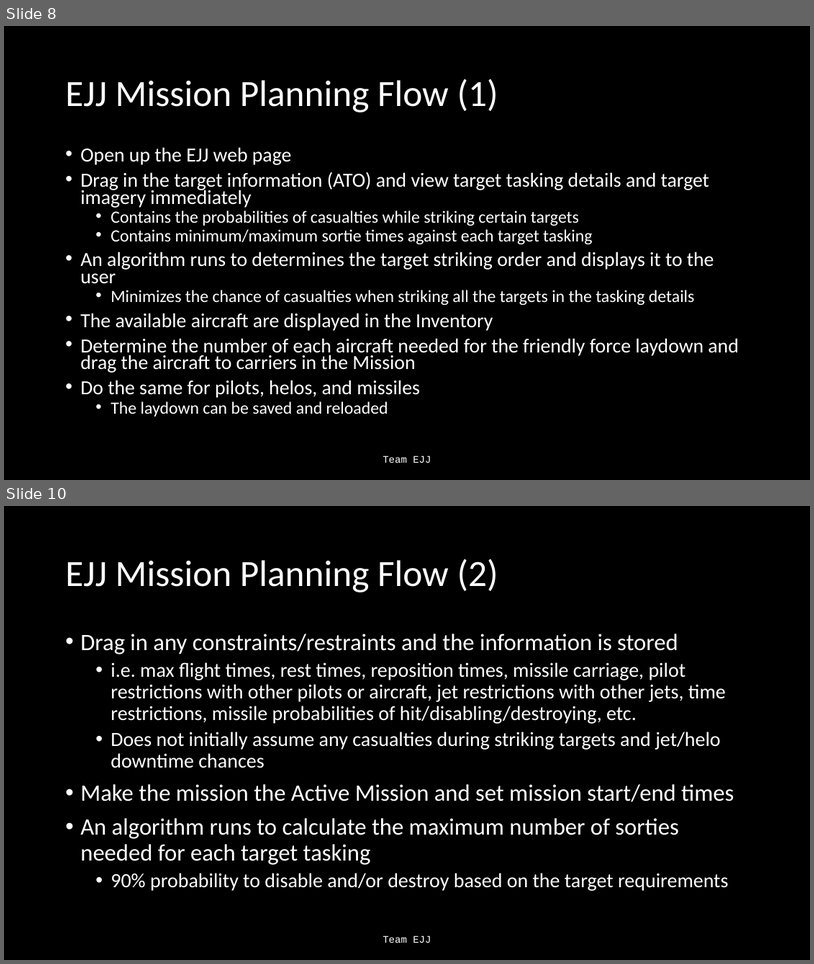
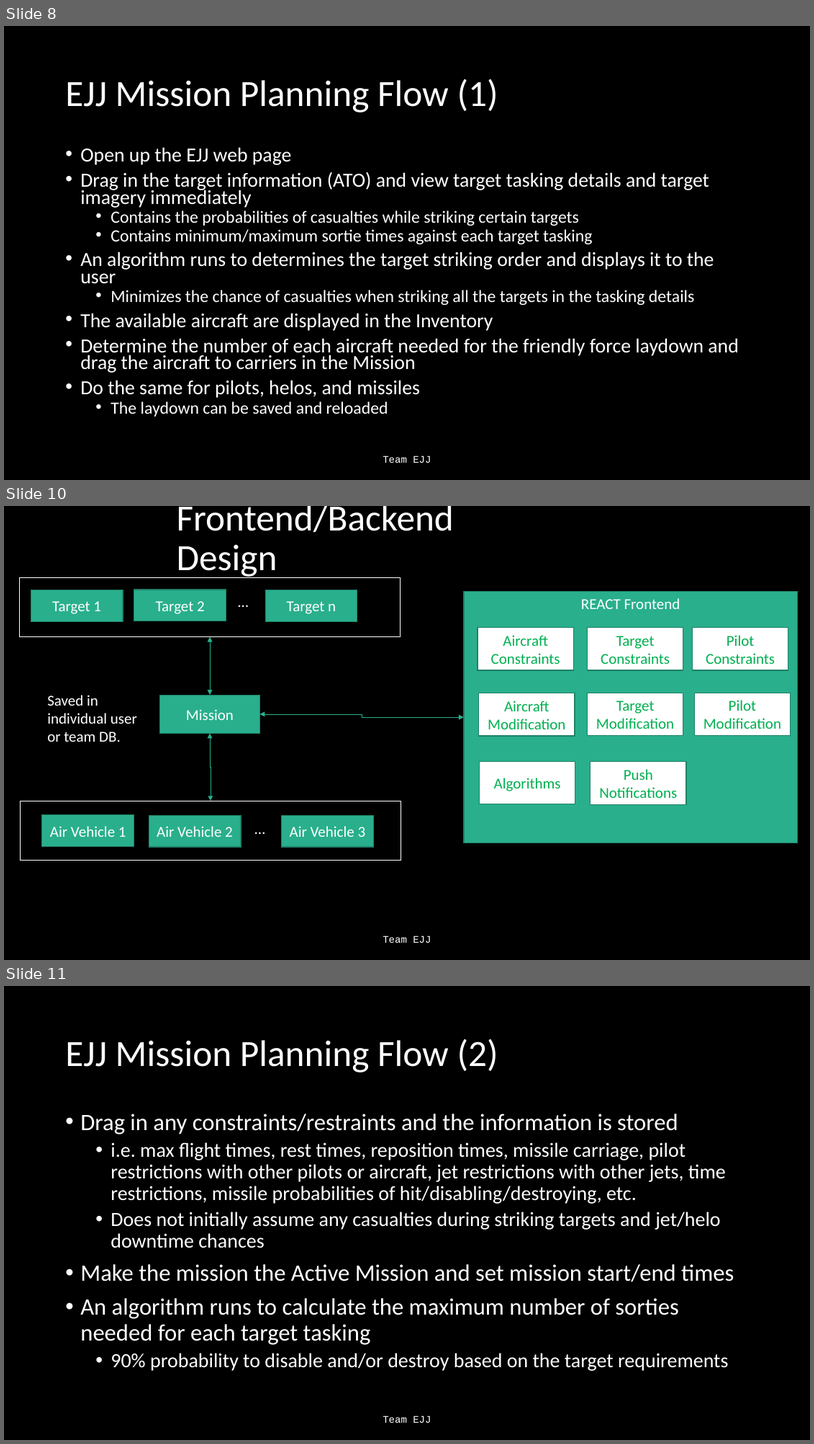
Before and after one commit to Jonathan805/RestrictedPlanning, a slide deck: TeamEJJ.pptx. Shown one above the other, each under a label of ours: slides 8 and 10 before the commit, slides 8, 10 and 11 after it; the slides between them are not shown. The pictures are 814x964 and 814x1444 pixels, drawn with LibreOffice and Linux fonts; fonts in the diff are those of the drawing. Boxes give left, top, right and bottom in pixels: in the first picture for what was removed or moved away, otherwise in the second. Text is boxed around its words. In the diff, an @@ line names an element or a change of style, - is before the commit and + after.

```diff
--- a/TeamEJJ.pptx
+++ b/TeamEJJ.pptx
@@ slide 10 added at [4,506,810,960], background #000000 @@
@@ title added at [177,506,454,578], 44 pt, text #FFFFFF @@
+Frontend/Backend Design
@@ rectangle added at [20,578,401,637], outline #FFFFFF 1 pt @@
@@ rectangle added at [31,590,123,621], fill #29AF8C, outline #1E8168 1 pt, 18 pt, text #FFFFFF @@
+Target 1
@@ rectangle added at [134,590,226,621], fill #29AF8C, outline #1E8168 1 pt, 18 pt, text #FFFFFF @@
+Target 2
@@ text added at [232,590,312,614], 18 pt, text #FFFFFF @@
+…
@@ rectangle added at [265,590,358,621], fill #29AF8C, outline #1E8168 1 pt, 18 pt, text #FFFFFF @@
+Target n
@@ rectangle added at [464,591,798,843], fill #29AF8C, outline #1E8168 1 pt, 18 pt, text #FFFFFF @@
+REACT Frontend
@@ rectangle added at [478,628,574,671], fill #FFFFFF, outline #1E8168 1 pt, 18 pt, text #00B050 @@
+Aircraft Constraints
@@ rectangle added at [588,628,684,671], fill #FFFFFF, outline #1E8168 1 pt, 18 pt, text #00B050 @@
+Target Constraints
@@ rectangle added at [693,628,790,671], fill #FFFFFF, outline #1E8168 1 pt, 18 pt, text #00B050 @@
+Pilot
+Constraints
@@ elbow double arrow added from (211, 636) to (211, 695), #29AF8C 0.5 pt @@
@@ text added at [47,695,137,741], 18 pt, text #FFFFFF @@
+Saved in individual user or team DB.
@@ rectangle added at [160,695,260,733], fill #29AF8C, outline #1E8168 1 pt, 18 pt, text #FFFFFF @@
+Mission
@@ rectangle added at [479,693,575,736], fill #FFFFFF, outline #1E8168 1 pt, 18 pt, text #00B050 @@
+Aircraft Modification
@@ rectangle added at [588,692,684,735], fill #FFFFFF, outline #1E8168 1 pt, 18 pt, text #00B050 @@
+Target Modification
@@ rectangle added at [695,692,791,735], fill #FFFFFF, outline #1E8168 1 pt, 18 pt, text #00B050 @@
+Pilot Modification
@@ elbow double arrow added from (260, 714) to (464, 717), #29AF8C 0.5 pt @@
@@ elbow double arrow added from (211, 734) to (211, 800), #29AF8C 0.5 pt @@
@@ rectangle added at [479,762,576,804], fill #FFFFFF, outline #1E8168 1 pt, 18 pt, text #00B050 @@
+Algorithms
@@ rectangle added at [591,762,687,805], fill #FFFFFF, outline #1E8168 1 pt, 18 pt, text #00B050 @@
+Push Notifications
@@ rectangle added at [21,800,401,860], outline #FFFFFF 1 pt @@
@@ rectangle added at [42,815,134,847], fill #29AF8C, outline #1E8168 1 pt, 18 pt, text #FFFFFF @@
+Air Vehicle 1
@@ rectangle added at [149,815,241,847], fill #29AF8C, outline #1E8168 1 pt, 18 pt, text #FFFFFF @@
+Air Vehicle 2
@@ text added at [249,816,329,840], 18 pt, text #FFFFFF @@
+…
@@ rectangle added at [282,815,373,847], fill #29AF8C, outline #1E8168 1 pt, 18 pt, text #FFFFFF @@
+Air Vehicle 3
@@ text added at [383,935,431,942], 12 pt, text #FFFFFF @@
+Team EJJ
@@ what was slide 10 is now slide 11 @@
```
Also in this commit, not shown: 1 slide changed, 1 other file.
